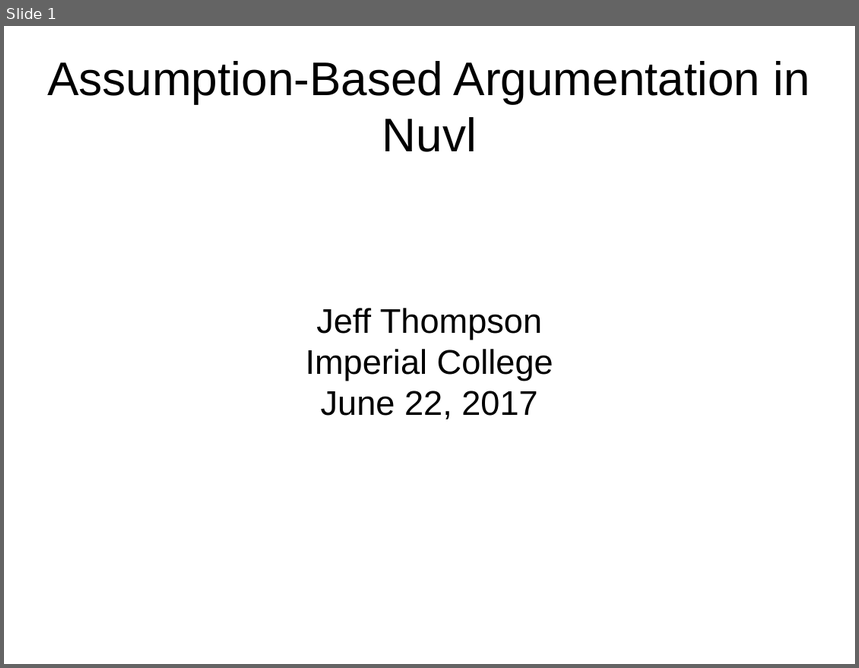
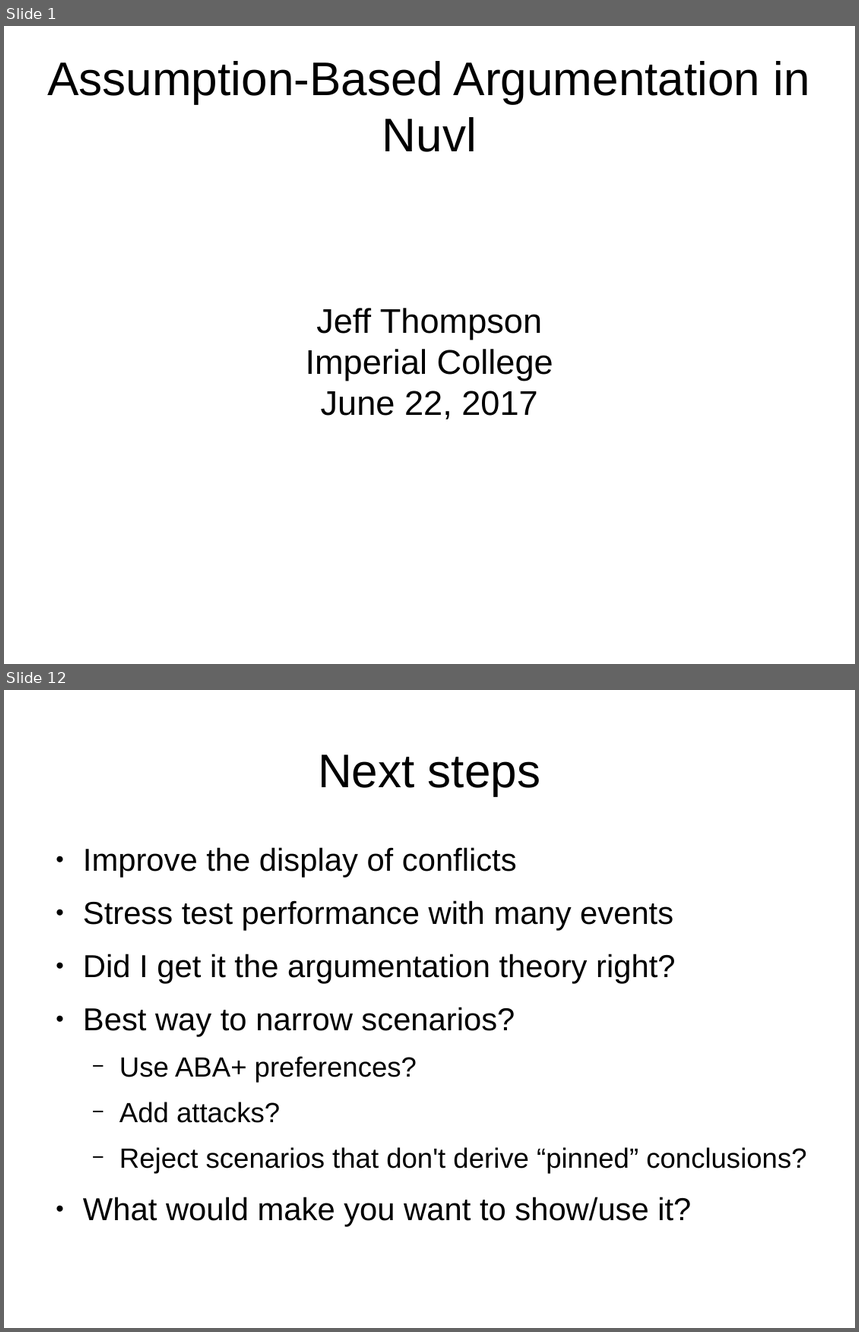
Before and after one commit to jefft0/nuvlworld, a slide deck: doc/Argumentation in Nuvl.odp. Shown one above the other, each under a label of ours: slide 1 before the commit, slides 1 and 12 after it; the slides between them are not shown. The pictures are 859x668 and 859x1332 pixels, drawn with LibreOffice and Linux fonts; fonts in the diff are those of the drawing. Boxes give left, top, right and bottom in pixels: in the first picture for what was removed or moved away, otherwise in the second. Text is boxed around its words. In the diff, an @@ line names an element or a change of style, - is before the commit and + after.

Commit message:
doc: First draft of Argumentation in Nuvl presentation.

```diff
--- a/doc/Argumentation in Nuvl.odp
+++ b/doc/Argumentation in Nuvl.odp
@@ slide 12 added at box(4, 690, 855, 1328), background #FFFFFF @@
@@ title added at box(318, 755, 541, 796), 44 pt, text #000000 @@
+Next steps
@@ text added at box(83, 847, 807, 1221), 29.6 pt, text #000000 @@
+● Improve the display of conflicts
+● Stress test performance with many events
+● Did I get it the argumentation theory right?
+● Best way to narrow scenarios?
+  − Use ABA+ preferences?
+  − Add attacks?
+  − Reject scenarios that don't derive “pinned” conclusions?
+● What would make you want to show/use it?
```
Also in this commit, not shown: 3 slides changed, 7 other slides added, 4 slides removed.
